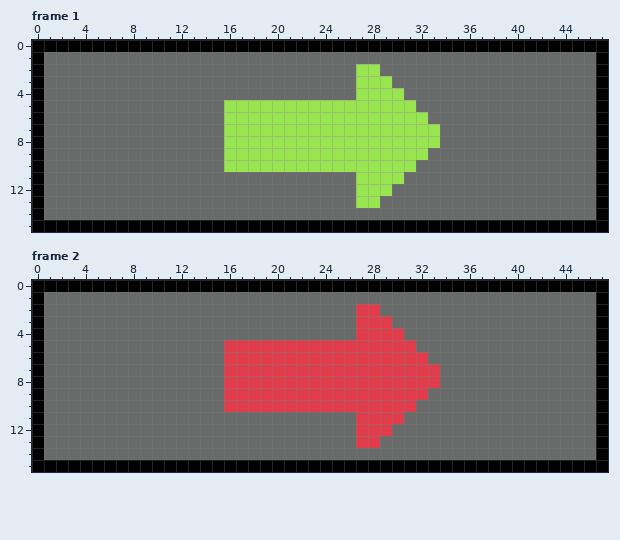
Pixel-art file: assets/level/moving_platform.ase. The picture above was drawn from the file before the commit.
48x16 pixels, 2 frames. Shown: frame 1, frame 2.
After:
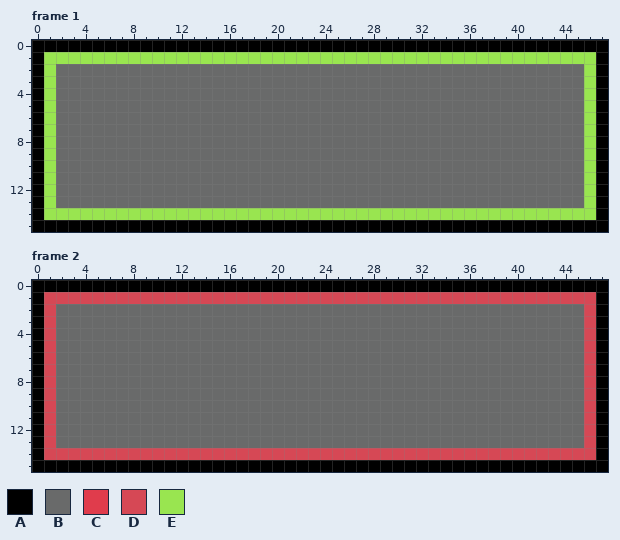
Palette (. is transparent): A #000000  B #696a6a  C #e03c4c  D #d64855  E #99e550
From the commit log: platforms follow set path
What changed:
Frame 1:
y 1: x 1..46 BBBBBBBBBBBBBBBBBBBBBBBBBBBBBBBBBBBBBBBBBBBBBB -> EEEEEEEEEEEEEEEEEEEEEEEEEEEEEEEEEEEEEEEEEEEEEE
y 2: x 1 B -> E; x 27..28 EE -> BB; x 46 B -> E
y 3: x 1 B -> E; x 27..29 EEE -> BBB; x 46 B -> E
y 4: x 1 B -> E; x 27..30 EEEE -> BBBB; x 46 B -> E
y 5: x 1 B -> E; x 16..31 EEEEEEEEEEEEEEEE -> BBBBBBBBBBBBBBBB; x 46 B -> E
y 6: x 1 B -> E; x 16..32 EEEEEEEEEEEEEEEEE -> BBBBBBBBBBBBBBBBB; x 46 B -> E
y 7..8: x 1 B -> E; x 16..33 EEEEEEEEEEEEEEEEEE -> BBBBBBBBBBBBBBBBBB; x 46 B -> E
y 9: x 1 B -> E; x 16..32 EEEEEEEEEEEEEEEEE -> BBBBBBBBBBBBBBBBB; x 46 B -> E
y 10: x 1 B -> E; x 16..31 EEEEEEEEEEEEEEEE -> BBBBBBBBBBBBBBBB; x 46 B -> E
y 11: x 1 B -> E; x 27..30 EEEE -> BBBB; x 46 B -> E
y 12: x 1 B -> E; x 27..29 EEE -> BBB; x 46 B -> E
y 13: x 1 B -> E; x 27..28 EE -> BB; x 46 B -> E
y 14: x 1..46 BBBBBBBBBBBBBBBBBBBBBBBBBBBBBBBBBBBBBBBBBBBBBB -> EEEEEEEEEEEEEEEEEEEEEEEEEEEEEEEEEEEEEEEEEEEEEE
Frame 2:
y 1: x 1..46 BBBBBBBBBBBBBBBBBBBBBBBBBBBBBBBBBBBBBBBBBBBBBB -> DDDDDDDDDDDDDDDDDDDDDDDDDDDDDDDDDDDDDDDDDDDDDD
y 2: x 1 B -> D; x 27..28 CC -> BB; x 46 B -> D
y 3: x 1 B -> D; x 27..29 CCC -> BBB; x 46 B -> D
y 4: x 1 B -> D; x 27..30 CCCC -> BBBB; x 46 B -> D
y 5: x 1 B -> D; x 16..31 CCCCCCCCCCCCCCCC -> BBBBBBBBBBBBBBBB; x 46 B -> D
y 6: x 1 B -> D; x 16..32 CCCCCCCCCCCCCCCCC -> BBBBBBBBBBBBBBBBB; x 46 B -> D
y 7..8: x 1 B -> D; x 16..33 CCCCCCCCCCCCCCCCCC -> BBBBBBBBBBBBBBBBBB; x 46 B -> D
y 9: x 1 B -> D; x 16..32 CCCCCCCCCCCCCCCCC -> BBBBBBBBBBBBBBBBB; x 46 B -> D
y 10: x 1 B -> D; x 16..31 CCCCCCCCCCCCCCCC -> BBBBBBBBBBBBBBBB; x 46 B -> D
y 11: x 1 B -> D; x 27..30 CCCC -> BBBB; x 46 B -> D
y 12: x 1 B -> D; x 27..29 CCC -> BBB; x 46 B -> D
y 13: x 1 B -> D; x 27..28 CC -> BB; x 46 B -> D
y 14: x 1..46 BBBBBBBBBBBBBBBBBBBBBBBBBBBBBBBBBBBBBBBBBBBBBB -> DDDDDDDDDDDDDDDDDDDDDDDDDDDDDDDDDDDDDDDDDDDDDD
Where, in picture pixels (left, top, right, bottom), the same in both pictures:
changed: (44, 52, 596, 220)
changed: (44, 292, 596, 460)
